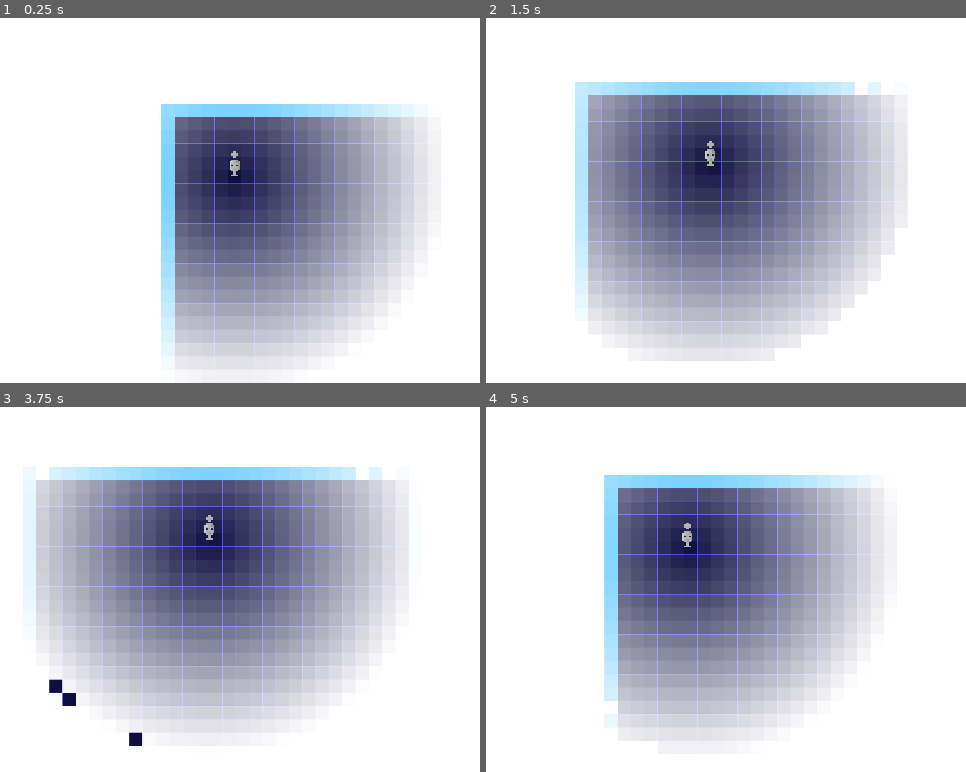
Above: before the commit, frames 1-4 (two rows, left to right).
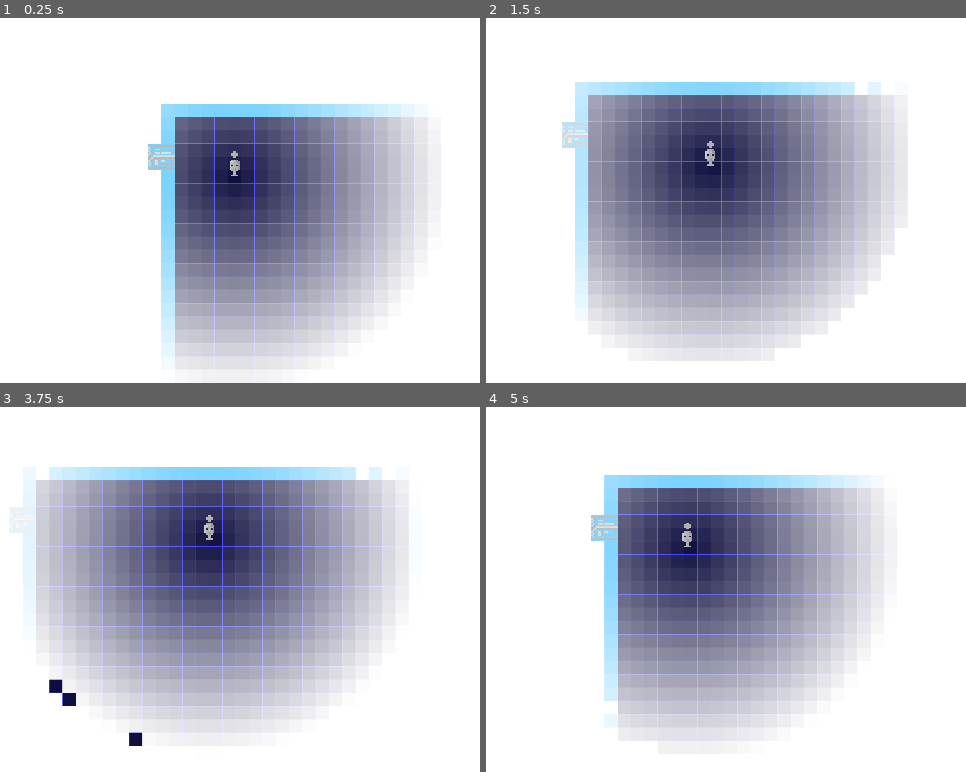
Above: after the commit, the same moments.

Repository: ObsidianBlk/NoSpace
Game: Godot game, scene res://World.tscn
Same seed, same stepped clock (60 frames per second), same inputs: the game is played once before the commit and once after it.
Inputs:
- Up to frame 1 (0.25 s): no input
- Up to frame 2 (1.5 s): hold D (move_right) 0.53-1.28 s; hold E (trigger, bound only after the commit) 0.53-1.28 s; hold S (move_down) from 1.28 s (still down); tap E (trigger, bound only after the commit) at 1.35 s
- Up to frame 3 (3.75 s): release S (move_down) at 2.03 s; hold D (move_right) 2.03-2.78 s; hold E (trigger, bound only after the commit) 2.03-2.78 s; hold W (move_up) 2.78-3.53 s; tap E (trigger, bound only after the commit) at 2.85 s; hold A (move_left) from 3.53 s (still down); hold E (trigger, bound only after the commit) from 3.53 s (still down)
- Up to frame 4 (5 s): keep holding A (move_left); release E (trigger, bound only after the commit) at 4.28 s; tap E (trigger, bound only after the commit) at 4.35 s

The runs differ from the first frame. In frame 1, 0.3% of the frame differs, in the area x 30-37%, y 34-42%; in frame 2, 0.2%; in frame 3, less than 0.1%; in frame 4, 0.3%.

Commit message:
Door properly places itself and player can trigger it open!

Diff:
--- a/Objects/NEM/DoorTile.gd
+++ b/Objects/NEM/DoorTile.gd
@@ -2,31 +2,68 @@
 extends StaticBody2D
 class_name DoorTile
 
-signal door_opened(ridx, tidx)
+signal door_opened(dx, dy, ridx, didx)
 
 enum FACING {UP = 0, RIGHT = 1, DOWN = 2, LEFT = 3}
 
-export (FACING) var facing = FACING.UP				setget _set_facing
+export var color : Color = Color(0.7, 0.7, 0.7, 1.0)	setget _set_color
+export (float, 0.0, 1.0) var alpha = 1.0				setget _set_alpha
+export (FACING) var facing = FACING.UP					setget _set_facing
 export var ridx : int = -1
-export var tidx : int = -1
+export var didx : int = -1
 
 var trigger_body = null
 
 onready var colshape = $CollisionShape2D
 onready var sprite = $Sprite
+onready var sparams = $Sprite.get_material()
 onready var actarea = $ActArea
 onready var anim = $Anim
 
 
+func _set_color(c : Color) -> void:
+	color = c
+	if sparams:
+		sparams.set_shader_param("replace_col_1", color)
+
+
+func _set_alpha(a : float) -> void:
+	alpha = a
+	if sparams:
+		sparams.set_shader_param("alpha", alpha)
+
 func _set_facing(f : int) -> void:
 	facing = f
+	_update_facing()
+
+func _ready() -> void:
+	_update_facing()
+	_set_color(color)
+	_set_alpha(alpha)
+
+func _update_facing() -> void:
 	if sprite:
 		var a = deg2rad(90 * facing)
-		var colpos = Vector2(0, 24).rotated(a)
 		sprite.rotation = a
 		colshape.rotation = a
-		colshape.position = colpos
-		actarea.position = colpos
+
+		match(facing):
+			FACING.UP:
+				sprite.position = Vector2(16, -16)
+				colshape.position = Vector2(16, 8)
+				actarea.position = Vector2(16, 8)
+			FACING.RIGHT:
+				sprite.position = Vector2(16, -16)
+				colshape.position = Vector2(-8, -16)
+				actarea.position = Vector2(-8, -16)
+			FACING.DOWN:
+				sprite.position = Vector2(16, 16)
+				colshape.position = Vector2(16, -8)
+				actarea.position = Vector2(16, -8)
+			FACING.LEFT:
+				sprite.position = Vector2(-16, -16)
+				colshape.position = Vector2(8, -16)
+				actarea.position = Vector2(8, -16)
 
 func _enable_collision(e : bool = true) -> void:
 	if e:
@@ -36,10 +73,27 @@
 		collision_layer = 0
 		colshape.disabled = true
 
+
+func get_corners() -> Array:
+	var corners = []
+	if sprite and sprite.texture:
+		var hw = (sprite.texture.get_width() * sprite.scale.x) * 0.5
+		var hh = (sprite.texture.get_height() * sprite.scale.y) * 0.5
+
+		corners = [
+			Vector2((position.x - hw) - 1, (position.y - hh) - 1),
+			Vector2((position.x + hw) + 1, (position.y - hh) - 1),
+			Vector2((position.x + hw) + 1, (position.y + hh) + 1),
+			Vector2((position.x - hw) - 1, (position.y + hh) + 1)
+		]
+	return corners
+
+
+
 func _on_door_trigger():
 	if collision_layer == 1:
 		anim.play("open")
-		emit_signal("door_opened", ridx, tidx)
+		emit_signal("door_opened", position.x, position.y, ridx, didx)
 
 func _on_body_entered(body):
 	if trigger_body == null and body.has_signal("trigger"):
@@ -49,9 +103,14 @@
 func _on_body_exited(body):
 	if trigger_body == body:
 		trigger_body.disconnect("trigger", self, "_on_door_trigger")
+		trigger_body = null
 		if collision_layer == 0:
 			anim.play("close")
 
 func _on_anim_finished(anim_name):
 	if anim_name == "close":
 		anim.play("idle")
+
+
+func _on_tree_entered():
+	_update_facing()
--- a/Objects/NEM/DoorTile.tscn
+++ b/Objects/NEM/DoorTile.tscn
@@ -1,7 +1,22 @@
-[gd_scene load_steps=8 format=2]
+[gd_scene load_steps=10 format=2]
 
 [ext_resource path="res://Assets/Graphics/Door.png" type="Texture" id=1]
 [ext_resource path="res://Objects/NEM/DoorTile.gd" type="Script" id=2]
+[ext_resource path="res://Shaders/PalSwap4.shader" type="Shader" id=3]
+
+[sub_resource type="ShaderMaterial" id=6]
+resource_local_to_scene = true
+shader = ExtResource( 3 )
+shader_param/pal_col_1 = Color( 0.6992, 0.6992, 0.6992, 1 )
+shader_param/pal_col_2 = Color( 0.6, 0.6, 0.6, 1 )
+shader_param/pal_col_3 = Color( 0.8, 0.8, 0.8, 1 )
+shader_param/pal_col_4 = Color( 0, 0, 0, 1 )
+shader_param/replace_col_1 = Color( 0.6992, 0.6992, 0.6992, 1 )
+shader_param/replace_col_2 = Color( 0.6, 0.6, 0.6, 1 )
+shader_param/replace_col_3 = Color( 0.8, 0.8, 0.8, 1 )
+shader_param/replace_col_4 = Color( 0, 0, 0, 1 )
+shader_param/precision = 0.1
+shader_param/alpha = 1.0
 
 [sub_resource type="RectangleShape2D" id=1]
 extents = Vector2( 32, 8 )
@@ -83,15 +98,20 @@
 
 [node name="DoorTile" type="StaticBody2D"]
 script = ExtResource( 2 )
+facing = 1
 
 [node name="Sprite" type="Sprite" parent="."]
+material = SubResource( 6 )
+position = Vector2( 16, -16 )
+rotation = 1.5708
 scale = Vector2( 4, 4 )
 texture = ExtResource( 1 )
 hframes = 8
 frame = 6
 
 [node name="CollisionShape2D" type="CollisionShape2D" parent="."]
-position = Vector2( -1.04907e-06, 24 )
+position = Vector2( -8, -16 )
+rotation = 1.5708
 shape = SubResource( 1 )
 
 [node name="Anim" type="AnimationPlayer" parent="."]
@@ -101,13 +121,14 @@
 anims/open = SubResource( 4 )
 
 [node name="ActArea" type="Area2D" parent="."]
-position = Vector2( 0, 24 )
+position = Vector2( -8, -16 )
 collision_layer = 0
 collision_mask = 32
 
 [node name="CollisionShape2D" type="CollisionShape2D" parent="ActArea"]
 shape = SubResource( 5 )
 
+[connection signal="tree_entered" from="." to="." method="_on_tree_entered"]
 [connection signal="animation_finished" from="Anim" to="." method="_on_anim_finished"]
 [connection signal="body_entered" from="ActArea" to="." method="_on_body_entered"]
 [connection signal="body_exited" from="ActArea" to="." method="_on_body_exited"]
--- a/Objects/NEM/NEM.gd
+++ b/Objects/NEM/NEM.gd
@@ -46,7 +46,7 @@
 	for key in living_tiles:
 		var n = living_tiles[key]
 		if is_entity_visible(n):
-			if n is PulseTile:
+			if n is PulseTile or n is DoorTile:
 				var dist = player_node.position.distance_to(n.position)
 				n.alpha = 1.0 - (dist / player_node.sight)
 		else:
@@ -101,7 +101,8 @@
 							tn = door_resource.instance()
 							tn.facing = dinfo.facing
 							tn.ridx = dinfo.to_ridx
-							tn.tidx = dinfo.to_tidx
+							tn.didx = dinfo.to_didx
+							tn.color = regions[ridx].wall_color
 							tn.connect("door_opened", self, "_on_door_open")
 						else:
 							print("Failed to find door")
@@ -293,34 +294,48 @@
 				else:
 					reg.tiles[index] = TILE_TYPE.FLOOR
 
-	for didx in range(0, door_list.size() - 1):
+	for didx in range(0, door_list.size()):
+		print("Attempting to store door")
 		var door = door_list[didx]
 		var dx = door.x - container_rect.position.x
 		var dy = door.y - container_rect.position.y
-		if dx >= 1 and dx < container_rect.size.x - 1 and dy >= 1 and dy < container_rect.size.y - 1:
+		print("Dx: ", dx, " | Dy: ", dy, " | Size: ", container_rect.size, " | Pos: ", container_rect.position)
+		if dx >= 0 and dx <= container_rect.size.x and dy >= 0 and dy <= container_rect.size.y:
 			var idx = (dy * container_rect.size.x) + dx
 			if reg.tiles[idx] == TILE_TYPE.WALL:
 				var facing = -1 # -1 = Invalid
 
 				var idx_l = (dy * container_rect.size.x) + (dx - 1)
+				if dx - 1 < 0:
+					idx_l = -1
+
 				var idx_r = (dy * container_rect.size.y) + (dx + 1)
+				if dx + 1 > container_rect.size.x:
+					idx_r = -1
+
 				var idx_u = ((dy - 1) * container_rect.size.x) + dx
+				if dy - 1 < 0:
+					idx_u = -1
+
 				var idx_d = ((dy + 1) * container_rect.size.x) + dx
-				if reg.tiles[idx_l] == TILE_TYPE.WALL and reg.tiles[idx_r] == TILE_TYPE.WALL:
-					if reg.tiles[idx_u] == TILE_TYPE.NONE:
+				if dy + 1 > container_rect.size.y:
+					idx_d = -1
+
+				if idx_l >= 0 and idx_r >= 0 and reg.tiles[idx_l] == TILE_TYPE.WALL and reg.tiles[idx_r] == TILE_TYPE.WALL:
+					if idx_u == -1 or reg.tiles[idx_u] == TILE_TYPE.NONE:
 						facing = DoorTile.FACING.UP
-					elif reg.tiles[idx_d] == TILE_TYPE.NONE:
+					elif idx_d == -1 or reg.tiles[idx_d] == TILE_TYPE.NONE:
 						facing = DoorTile.FACING.DOWN
 
 
 				if facing < 0:
-					if reg.tiles[idx_u] == TILE_TYPE.WALL and reg.tiles[idx_d] == TILE_TYPE.WALL:
-						if reg.tiles[idx_l] == TILE_TYPE.NONE:
+					if idx_u >= 0 and idx_d >= 0 and reg.tiles[idx_u] == TILE_TYPE.WALL and reg.tiles[idx_d] == TILE_TYPE.WALL:
+						if idx_l == -1 or reg.tiles[idx_l] == TILE_TYPE.NONE:
 							facing = DoorTile.FACING.LEFT
-						if reg.tiles[idx_r] == TILE_TYPE.NONE:
+						if idx_r == -1 or reg.tiles[idx_r] == TILE_TYPE.NONE:
 							facing = DoorTile.FACING.RIGHT
 
-				if facing == 0 || facing == 1:
+				if facing > -1:
 					reg.doors.append({
 						"tidx": idx,
 						"didx": didx,
@@ -331,6 +346,10 @@
 						"to_didx":door.to_didx
 					})
 					reg.tiles[idx] = TILE_TYPE.DOOR
+					if facing == DoorTile.FACING.UP or facing == DoorTile.FACING.DOWN:
+						reg.tiles[idx_l] = TILE_TYPE.NONE
+					elif facing == DoorTile.FACING.LEFT or facing == DoorTile.FACING.RIGHT:
+						reg.tiles[idx_u] = TILE_TYPE.NONE
 
 	var px = int(player_start_pos.x) - container_rect.position.x
 	var py = int(player_start_pos.y) - container_rect.position.y
@@ -351,5 +370,5 @@
 # Signal Handler Methods
 # ---------------------------------------------------------------------------
 
-func _on_door_open(ridx : int, tidx : int) -> void:
+func _on_door_open(dx : float, dy: float, ridx : int, didx : int) -> void:
 	pass
--- a/Objects/NEM/PulseTile.tscn
+++ b/Objects/NEM/PulseTile.tscn
@@ -25,6 +25,7 @@
 [node name="CollisionShape2D" type="CollisionShape2D" parent="."]
 visible = false
 shape = SubResource( 1 )
+disabled = true
 
 [node name="Sprite" type="Sprite" parent="."]
 material = SubResource( 2 )
--- a/Objects/Player/Player.gd
+++ b/Objects/Player/Player.gd
@@ -1,5 +1,8 @@
 extends KinematicBody2D
 class_name Player
+
+
+signal trigger
 
 enum DIRECTION {UP = 0, DOWN = 1, LEFT = 2, RIGHT = 3}
 
@@ -12,6 +15,8 @@
 var velocity : Vector2 = Vector2.ZERO
 var direction : Vector2 = Vector2.ZERO
 var motion : Array = [0,0,0,0]
+
+var triggered = false
 
 onready var vizcast_node = $Vizcast
 onready var vizcast2_node = $Vizcast2
@@ -83,13 +88,19 @@
 		var res = _caster_to_position(vizcast_node, n.position)
 		if res == null or res == n:
 			return true
-		if n is PulseTile:
+		if n is PulseTile or n is DoorTile:
 			var corners = n.get_corners()
 			for corner in corners:
 				res = _caster_to_position(vizcast_node, corner)
 				if res == null or res == n:
 					return true
 	return false
+
+func trigger(e : bool = true) -> void:
+	if triggered != e:
+		triggered = e
+		if triggered:
+			emit_signal("trigger")
 
 func is_moving() -> bool:
 	return velocity.length_squared() > 0.0
--- a/Objects/Player/Player.tscn
+++ b/Objects/Player/Player.tscn
@@ -1,14 +1,28 @@
-[gd_scene load_steps=7 format=2]
+[gd_scene load_steps=9 format=2]
 
 [ext_resource path="res://Assets/Graphics/Character.png" type="Texture" id=1]
 [ext_resource path="res://Objects/Player/PlayerFSM.gd" type="Script" id=2]
 [ext_resource path="res://Objects/Player/States/Idle.gd" type="Script" id=3]
 [ext_resource path="res://Objects/Player/Player.gd" type="Script" id=4]
 [ext_resource path="res://Objects/Player/States/Moving.gd" type="Script" id=5]
+[ext_resource path="res://Shaders/PalSwap4.shader" type="Shader" id=6]
 
 [sub_resource type="CapsuleShape2D" id=1]
 radius = 4.0
 height = 12.0
+
+[sub_resource type="ShaderMaterial" id=3]
+shader = ExtResource( 6 )
+shader_param/pal_col_1 = Color( 0.6992, 0.6992, 0.6992, 1 )
+shader_param/pal_col_2 = Color( 0.6, 0.6, 0.6, 1 )
+shader_param/pal_col_3 = Color( 0.8, 0.8, 0.8, 1 )
+shader_param/pal_col_4 = Color( 0, 0, 0, 1 )
+shader_param/replace_col_1 = Color( 0.6992, 0.6992, 0.6992, 1 )
+shader_param/replace_col_2 = Color( 0.6, 0.6, 0.6, 1 )
+shader_param/replace_col_3 = Color( 0.8, 0.8, 0.8, 1 )
+shader_param/replace_col_4 = Color( 0, 0, 0, 1 )
+shader_param/precision = 0.1
+shader_param/alpha = 1.0
 
 [node name="Player" type="KinematicBody2D"]
 collision_layer = 32
@@ -30,6 +44,7 @@
 shape = SubResource( 1 )
 
 [node name="Sprite" type="Sprite" parent="."]
+material = SubResource( 3 )
 position = Vector2( 0, -40 )
 scale = Vector2( 4, 4 )
 texture = ExtResource( 1 )
--- a/Objects/Player/States/Idle.gd
+++ b/Objects/Player/States/Idle.gd
@@ -21,6 +21,12 @@
 
 func handle_input(_event) -> void:
 	.handle_input(_event)
+
+	if _event.is_action_pressed("trigger"):
+		host.trigger()
+	elif _event.is_action_released("trigger"):
+		host.trigger(false)
+
 	if host.is_moving():
 		emit_signal("finished", "Moving")
 
--- /dev/null
+++ b/Shaders/PalSwap4.shader
@@ -0,0 +1,32 @@
+shader_type canvas_item;
+
+uniform vec4 pal_col_1 : hint_color = vec4(0.6992, 0.6992, 0.6992, 1.0);
+uniform vec4 pal_col_2 : hint_color = vec4(0.6, 0.6, 0.6, 1.0);
+uniform vec4 pal_col_3 : hint_color = vec4(0.8, 0.8, 0.8, 1.0);
+uniform vec4 pal_col_4 : hint_color = vec4(0.0, 0.0, 0.0, 1.0);
+
+uniform vec4 replace_col_1 : hint_color = vec4(0.6992, 0.6992, 0.6992, 1.0);
+uniform vec4 replace_col_2 : hint_color = vec4(0.6, 0.6, 0.6, 1.0);
+uniform vec4 replace_col_3 : hint_color = vec4(0.8, 0.8, 0.8, 1.0);
+uniform vec4 replace_col_4 : hint_color = vec4(0.0, 0.0, 0.0, 1.0);
+
+uniform float precision : hint_range(0.0, 1.0) = 0.1;
+
+uniform float alpha : hint_range(0.0, 1.0) = 1.0;
+
+
+vec4 SwapColor(vec4 c){
+	vec4 palette[4] = vec4[4] (pal_col_1, pal_col_2, pal_col_3, pal_col_4);
+	vec4 replace[4] = vec4[4] (replace_col_1, replace_col_2, replace_col_3, replace_col_4);
+	for (int i=0; i < 4; i++){
+		if (distance(c, palette[i]) <= precision){
+			return replace[i];
+		}
+	}
+	return c;
+}
+
+void fragment(){
+	vec4 c = SwapColor(texture(TEXTURE, UV));
+	COLOR = vec4(c.rgb, c.a * alpha);
+}
--- a/World.gd
+++ b/World.gd
@@ -17,7 +17,7 @@
 		],
 		[{
 			"x":0,
-			"y":-4,
+			"y":4,
 			"to_ridx":1,
 			"to_didx":0
 		}],
--- a/project.godot
+++ b/project.godot
@@ -73,6 +73,12 @@
 , Object(InputEventJoypadMotion,"resource_local_to_scene":false,"resource_name":"","device":-1,"axis":0,"axis_value":1.0,"script":null)
  ]
 }
+trigger={
+"deadzone": 0.5,
+"events": [ Object(InputEventKey,"resource_local_to_scene":false,"resource_name":"","device":0,"alt":false,"shift":false,"control":false,"meta":false,"command":false,"pressed":false,"scancode":69,"unicode":0,"echo":false,"script":null)
+, Object(InputEventJoypadButton,"resource_local_to_scene":false,"resource_name":"","device":-1,"button_index":0,"pressure":0.0,"pressed":false,"script":null)
+ ]
+}
 
 [layer_names]
 
